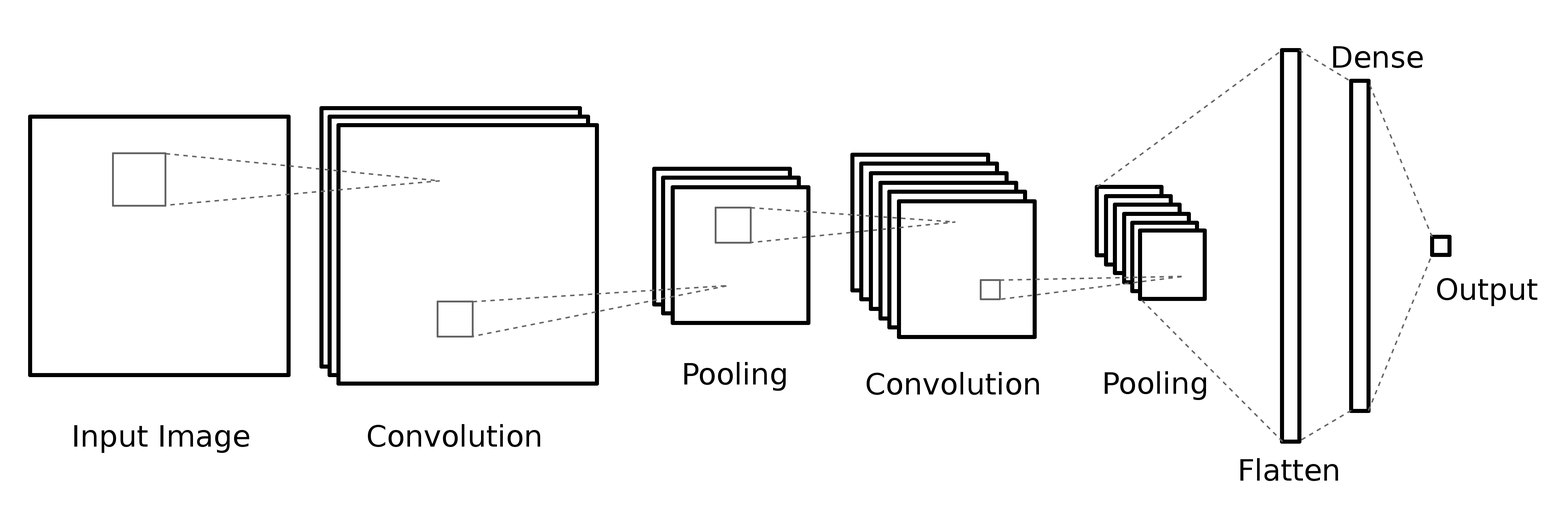
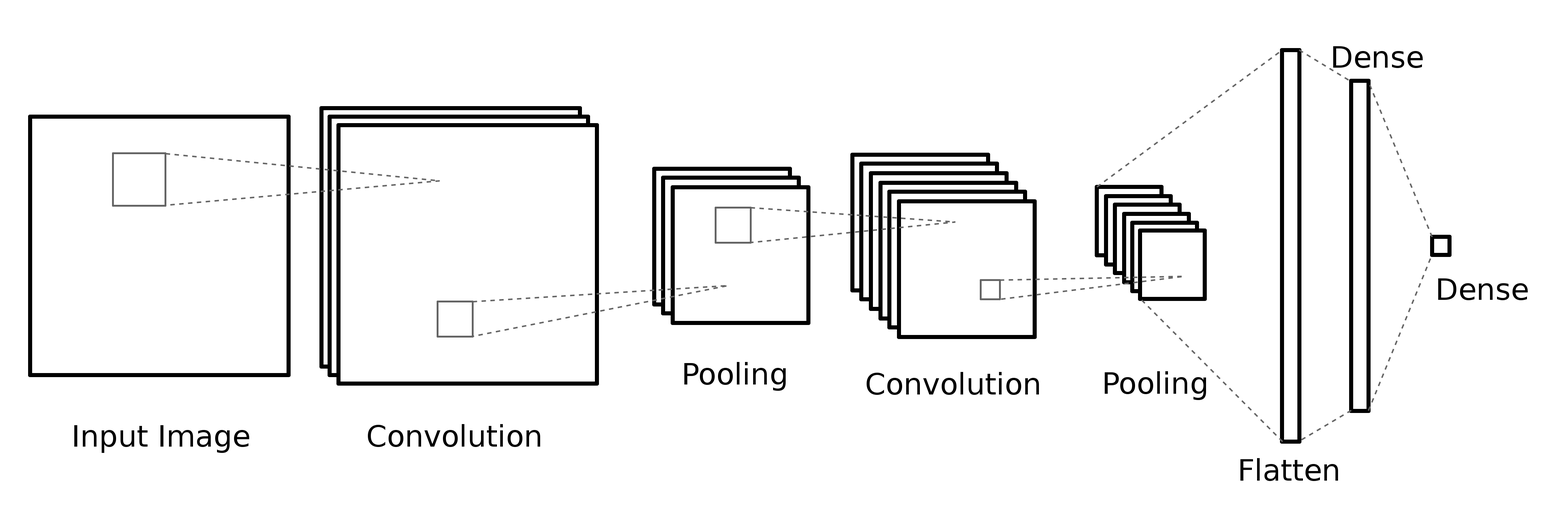
Revision of a layered 1568 x 525 image; what changed, layer by layer:
renamed "Output" to "Dense #1", painted on it over bbox(1437, 278, 1538, 307)
